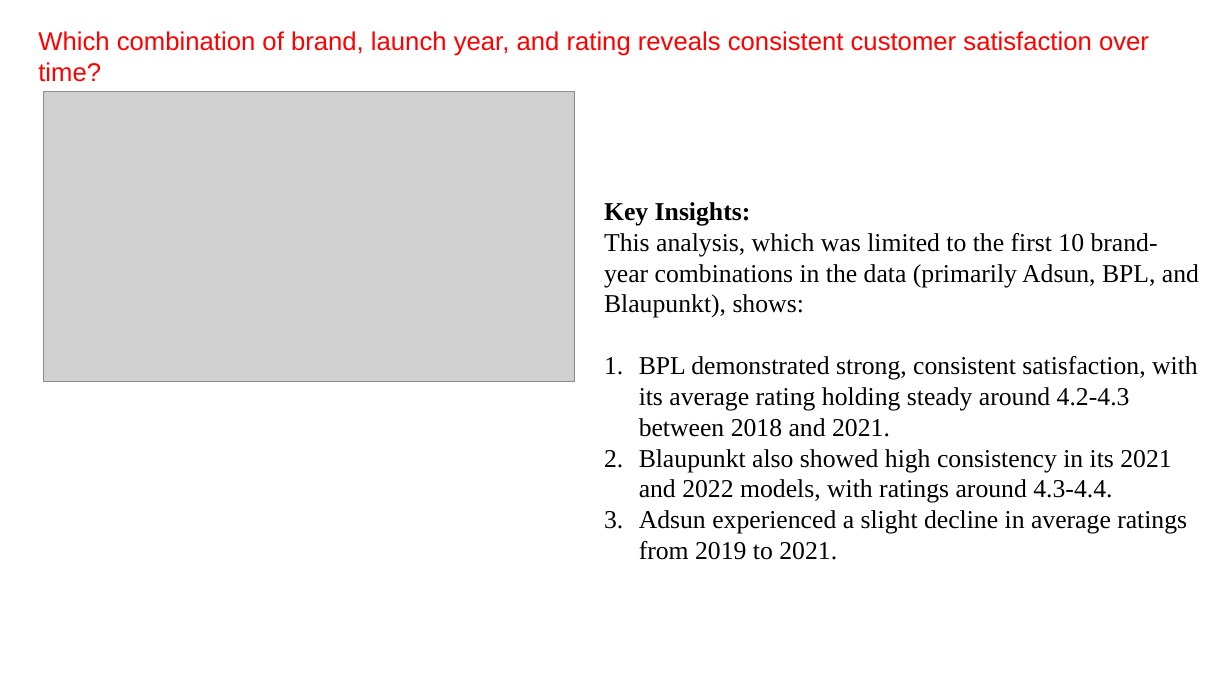
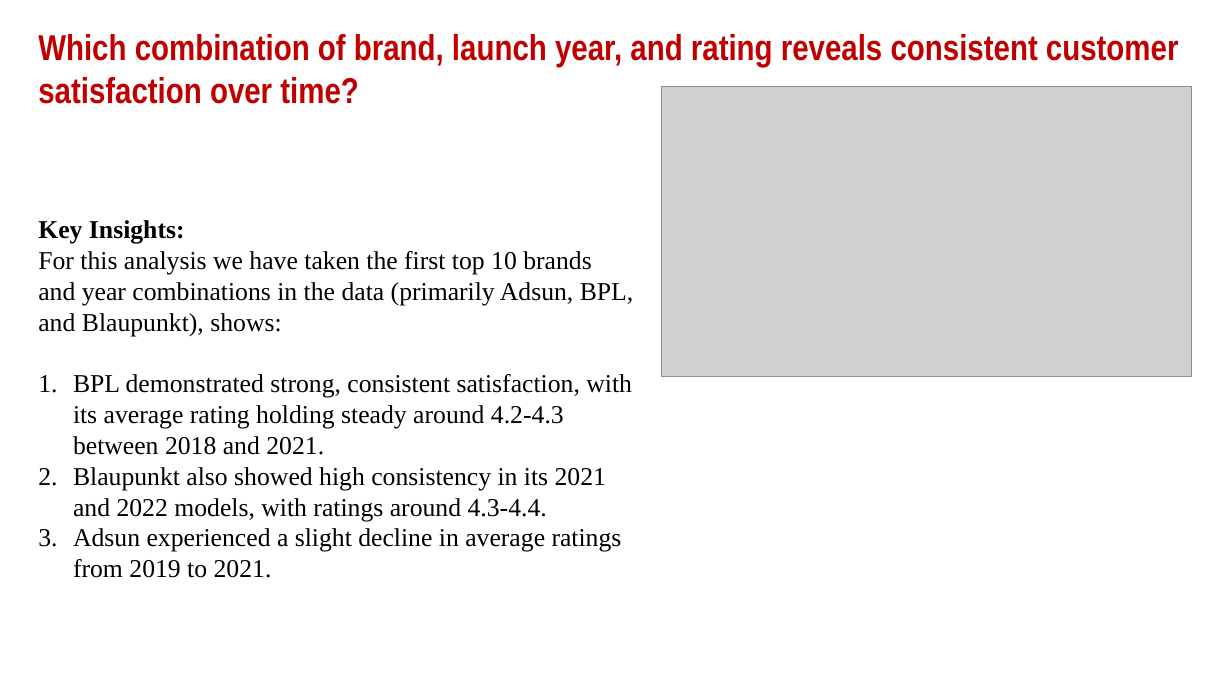
Before and after one commit to ManasaSiripurapu/smart-tv-analysis, a slide deck: slide 20 of SmartTV_DataAnalysis.pptx (slide 23 before the commit). Drawn at 1232x693 pixels with LibreOffice and Linux fonts; fonts in the diff are those of the drawing; grey boxes stand for pictures; background and template pictures are left out. Boxes give left, top, right and bottom in pixels: in the first picture for what was removed or moved away, otherwise in the second. Text is boxed around its words. In the diff, an @@ line names an element or a change of style, - is before the commit and + after.

```diff
--- a/SmartTV_DataAnalysis.pptx
+++ b/SmartTV_DataAnalysis.pptx
@@ text "Which combination of brand, launch ..." at <box>38,34,1178,104</box>: size 20 to 28 pt, font Arial to Arial Narrow, text colour #FF0000 to #C00000, bold on @@
@@ picture: place and size @@
-picture at <box>43,91,574,382</box>
+picture at <box>661,87,1191,377</box>
@@ text "Key Insights:": place and size @@
-text "Key Insights:" at <box>604,202,1199,560</box>
+text "Key Insights:" at <box>38,220,634,578</box>
@@ text at <box>38,251,634,336</box>: text changed @@
-This analysis, which was limited to the first 10 brand-year combinations in the data (primarily Adsun, BPL, and Blaupunkt), shows:
+For this analysis we have taken the first top 10 brands and year combinations in the data (primarily Adsun, BPL, and Blaupunkt), shows:
```
Also in this commit, not shown: 19 other slides changed, 1 slide added, 3 slides removed.
